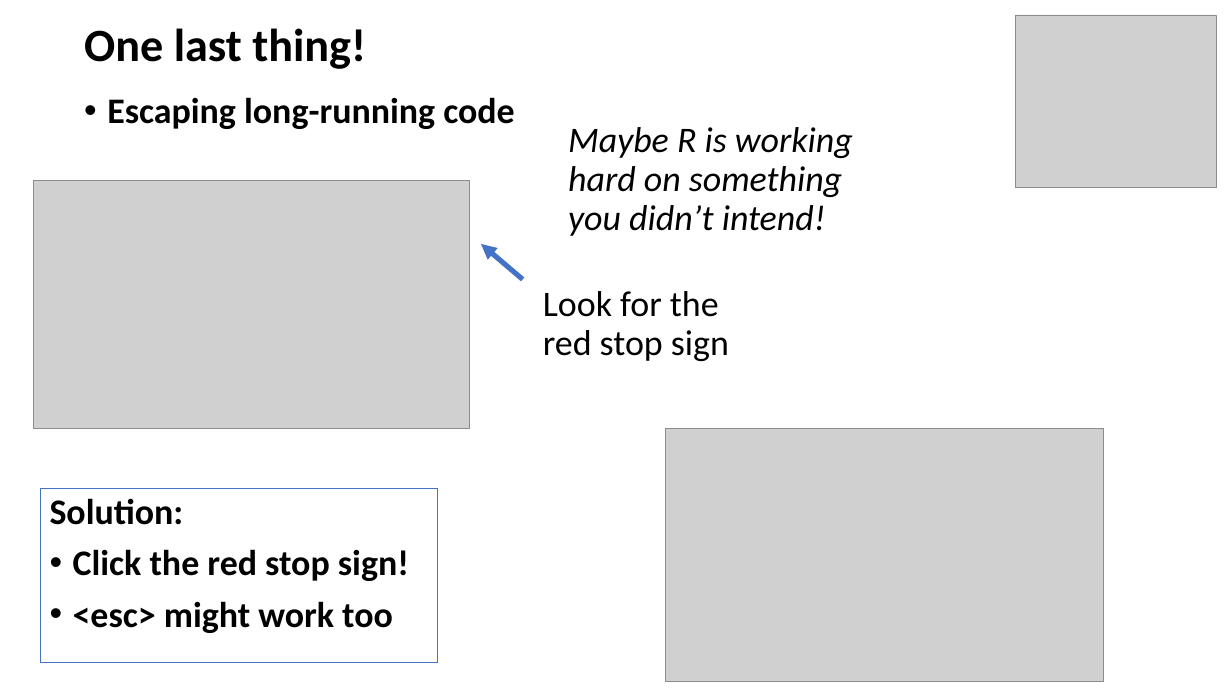
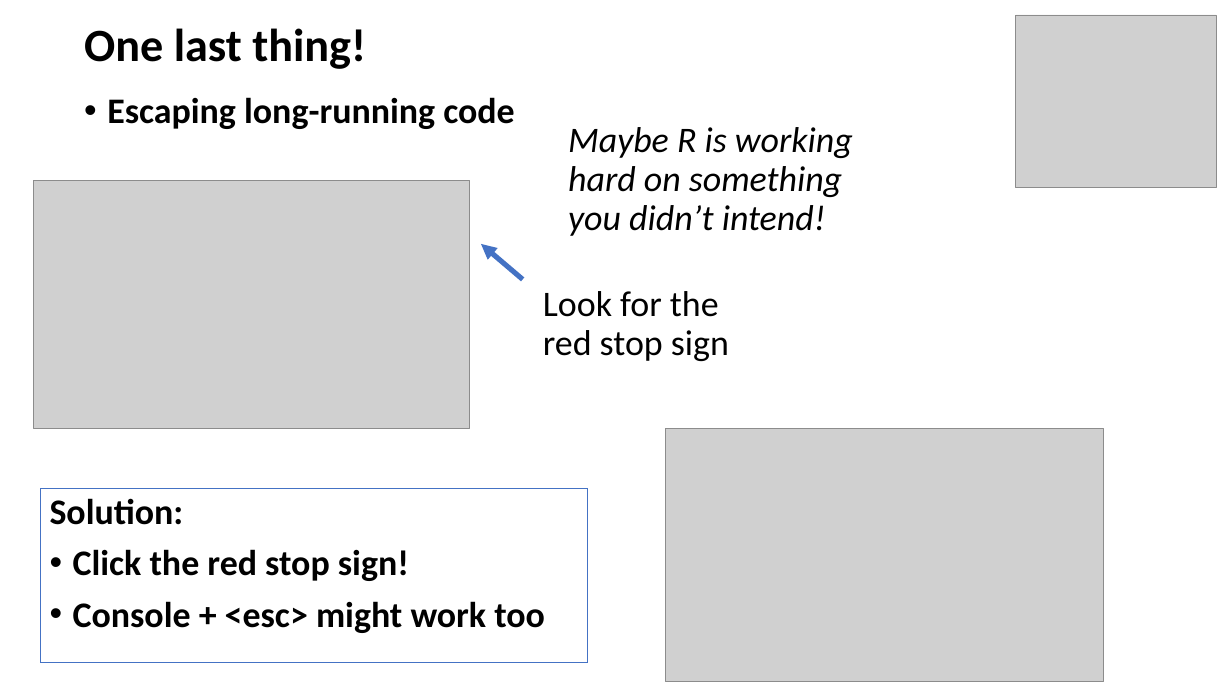
Before and after one commit to justinpriest/ADFG_R_Intro_Workshop, a slide deck: slide 44 of presentations/3 - Programming Basics 1 - Poke the Box.pptx. Drawn at 1232x693 pixels with LibreOffice and Linux fonts; fonts in the diff are those of the drawing; grey boxes stand for pictures. Boxes give left, top, right and bottom in pixels: in the first picture for what was removed or moved away, otherwise in the second. Text is boxed around its words. In the diff, an @@ line names an element or a change of style, - is before the commit and + after.

```diff
--- a/presentations/3 - Programming Basics 1 - Poke the Box.pptx
+++ b/presentations/3 - Programming Basics 1 - Poke the Box.pptx
@@ rectangle "Solution:" resized from (x1=41, y1=489, x2=437, y2=663) to (x1=41, y1=489, x2=589, y2=663) @@
@@ text in rectangle at (x1=73, y1=601, x2=545, y2=633): text changed @@
-• <esc> might work too
+• Console + <esc> might work too
```
Also in this commit, not shown: 4 other slides changed, 1 other file.
